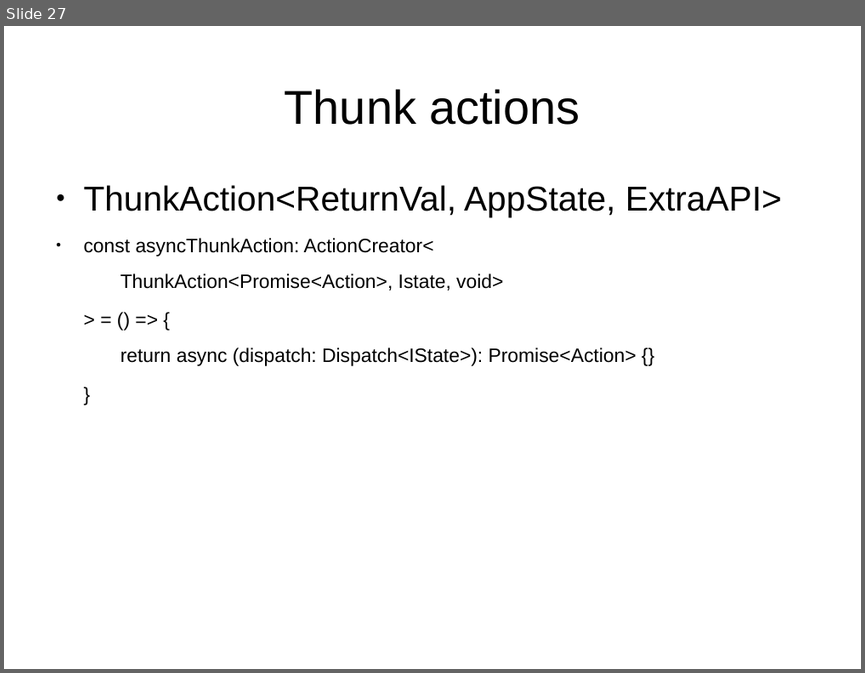
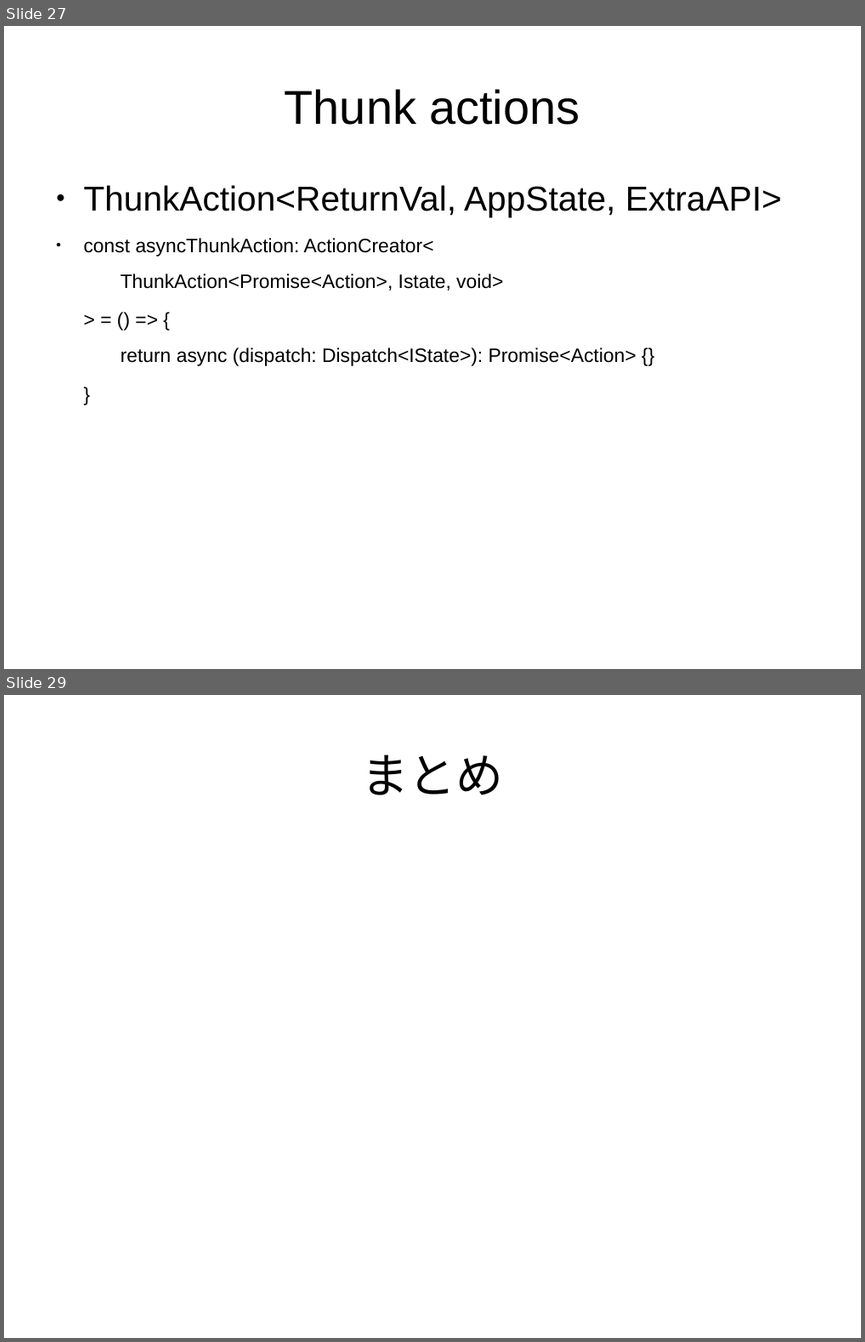
Before and after one commit to sallop/til, a slide deck: reduxwithts.odp. Shown one above the other, each under a label of ours: slide 27 before the commit, slides 27 and 29 after it; the slides between them are not shown. The pictures are 865x673 and 865x1342 pixels, drawn with LibreOffice and Linux fonts; fonts in the diff are those of the drawing. Boxes give left, top, right and bottom in pixels: in the first picture for what was removed or moved away, otherwise in the second. Text is boxed around its words. In the diff, an @@ line names an element or a change of style, - is before the commit and + after.

```diff
--- a/reduxwithts.odp
+++ b/reduxwithts.odp
@@ slide 29 added at (x1=4, y1=695, x2=861, y2=1338), background #FFFFFF @@
@@ title added at (x1=361, y1=755, x2=504, y2=795), 44 pt, text #000000 @@
+まとめ
```
Also in this commit, not shown: 5 slides changed, 2 other slides added, 1 slide removed.
